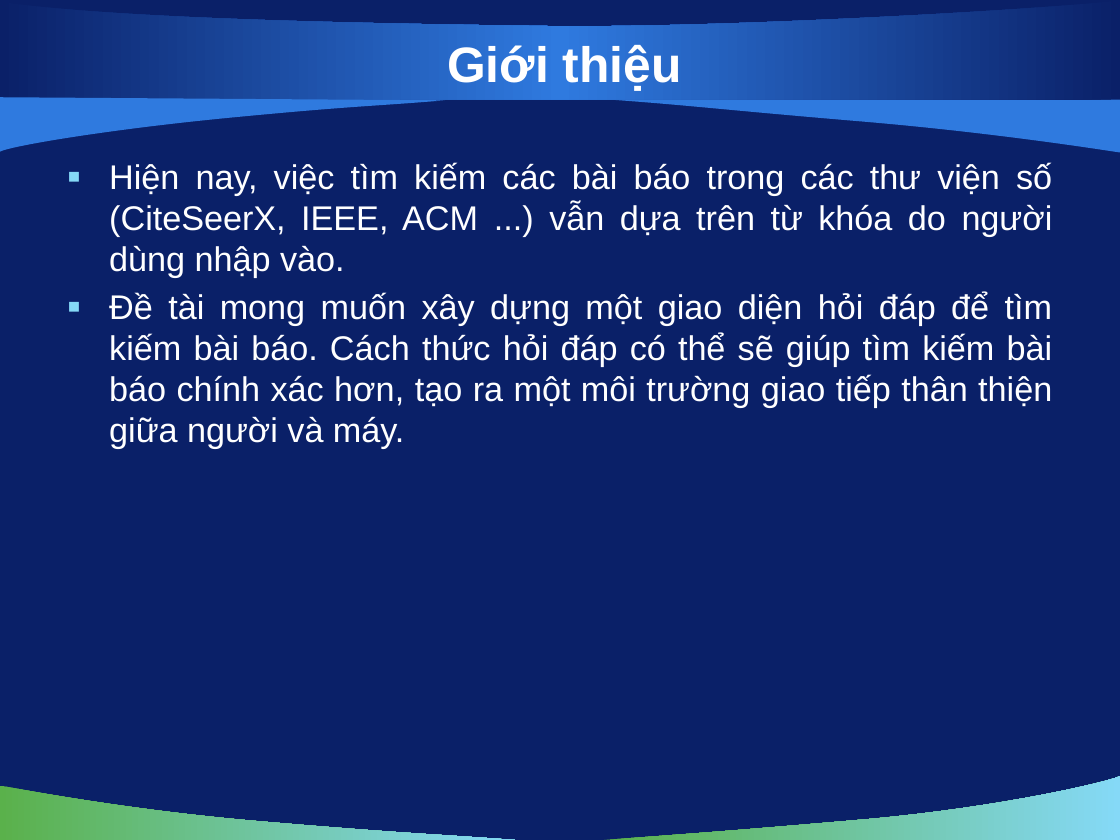
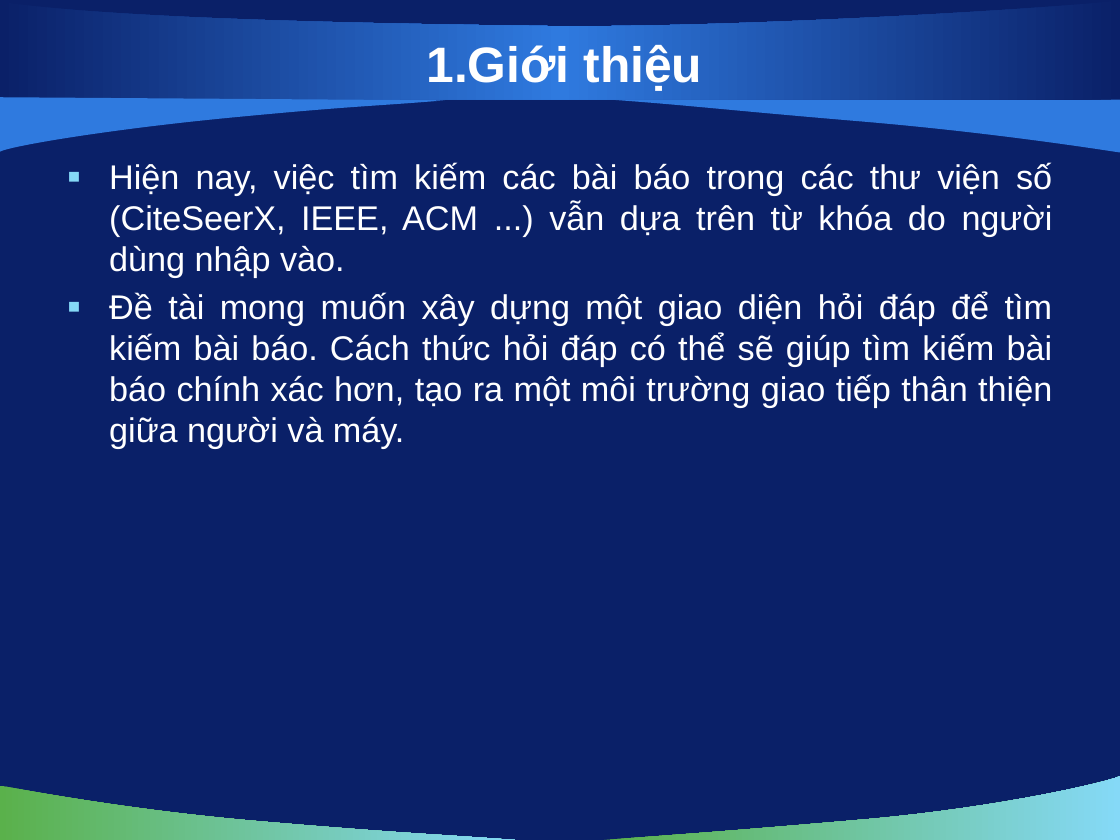
Before and after one commit to vuaviet/filnalproject, a slide deck: slide 3 of De Cuong/bao cao luan van/slide 1.0.pptx. Drawn at 1120x840 pixels with LibreOffice and Linux fonts; fonts in the diff are those of the drawing; background and template pictures are left out. Boxes give left, top, right and bottom in pixels: in the first picture for what was removed or moved away, otherwise in the second. Text is boxed around its words. In the diff, an @@ line names an element or a change of style, - is before the commit and + after.

```diff
--- a/De Cuong/bao cao luan van/slide 1.0.pptx
+++ b/De Cuong/bao cao luan van/slide 1.0.pptx
@@ title at bbox=[426, 45, 702, 91]: text changed @@
-Giới thiệu
+1.Giới thiệu
```
Also in this commit, not shown: 19 other slides changed.
